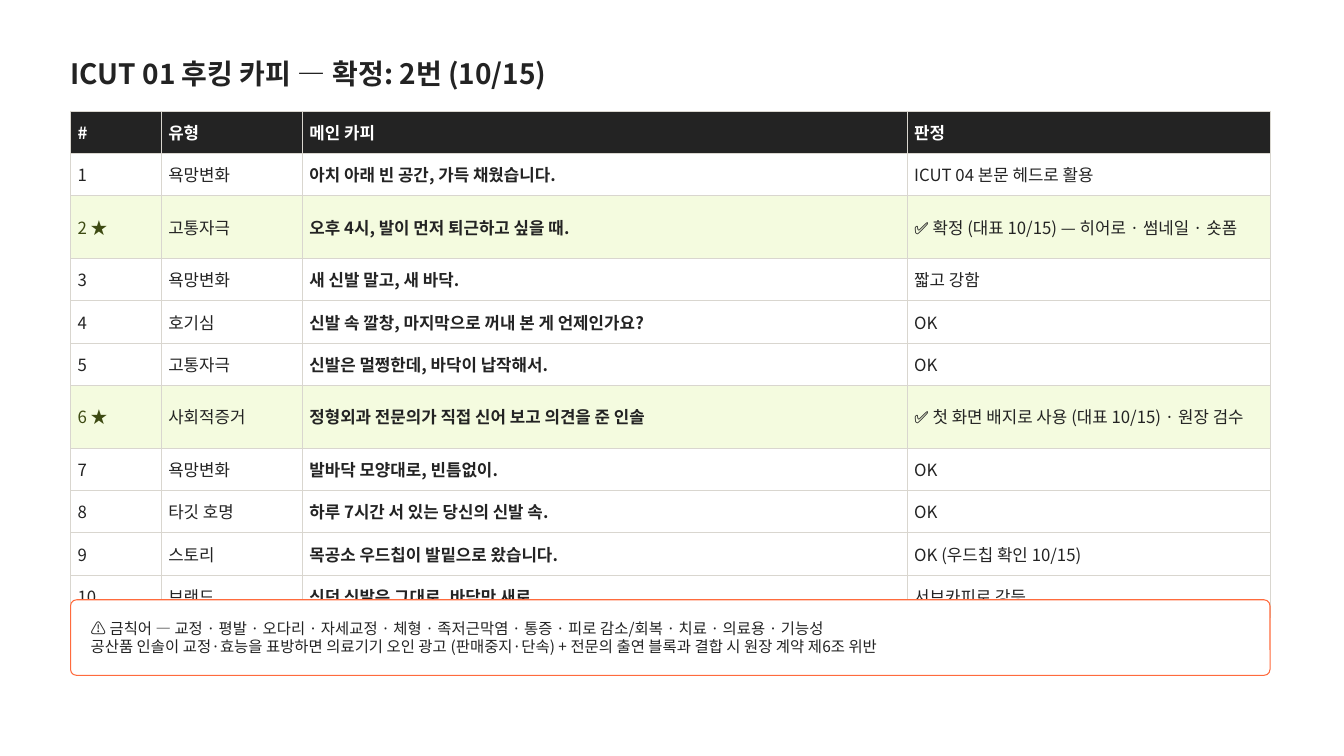
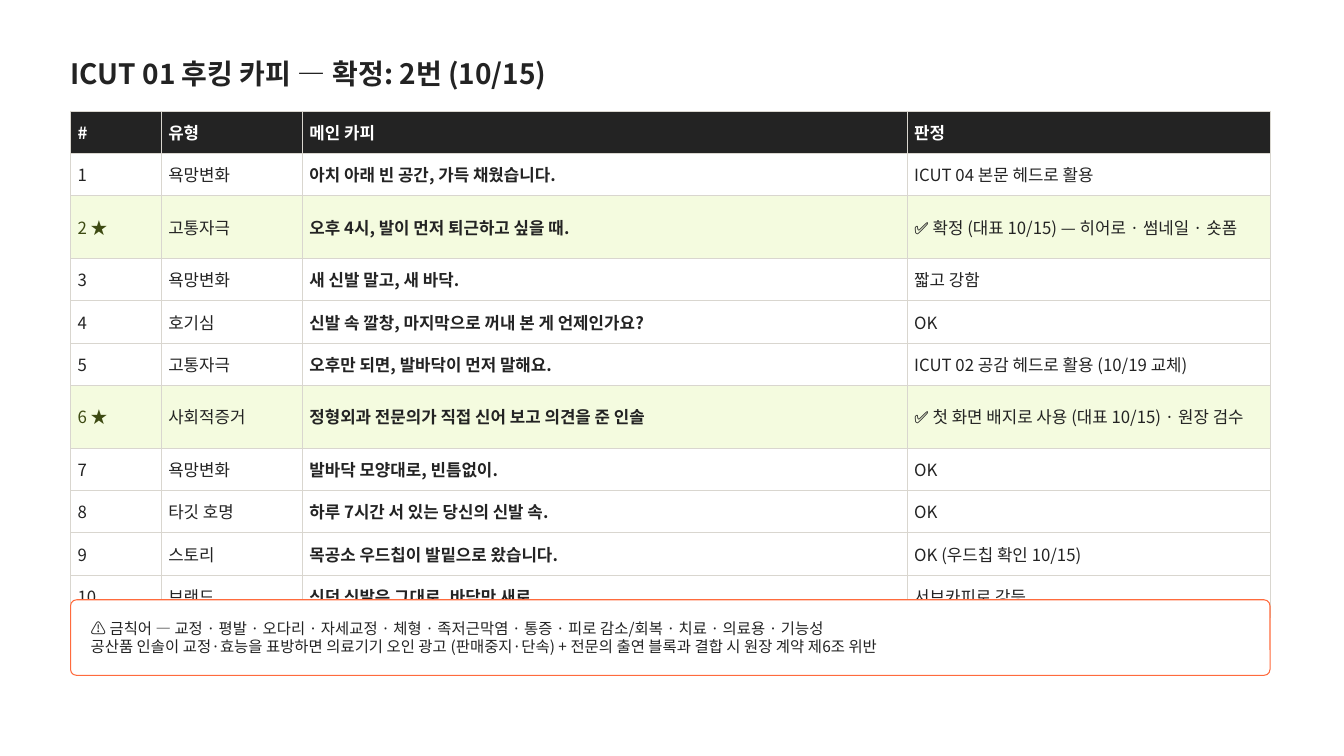
Before and after one commit to ydcompany89/harness-system, a slide deck: slide 4 of launch/rs/design/detail-handoff/rs-insole-detail-v2.pptx. Drawn at 1344x756 pixels with LibreOffice and Linux fonts; fonts in the diff are those of the drawing. Boxes give left, top, right and bottom in pixels: in the first picture for what was removed or moved away, otherwise in the second. Text is boxed around its words. In the diff, an @@ line names an element or a change of style, - is before the commit and + after.

```diff
--- a/launch/rs/design/detail-handoff/rs-insole-detail-v2.pptx
+++ b/launch/rs/design/detail-handoff/rs-insole-detail-v2.pptx
@@ table at <box>71,111,1270,605</box> @@
-row 6, column 3: 신발은 멀쩡한데, 바닥이 납작해서.
+row 6, column 3: 오후만 되면, 발바닥이 먼저 말해요.
-row 6, column 4: OK
+row 6, column 4: ICUT 02 공감 헤드로 활용 (10/19 교체)
```
Also in this commit, not shown: 1 other slide changed, 2 other files.
